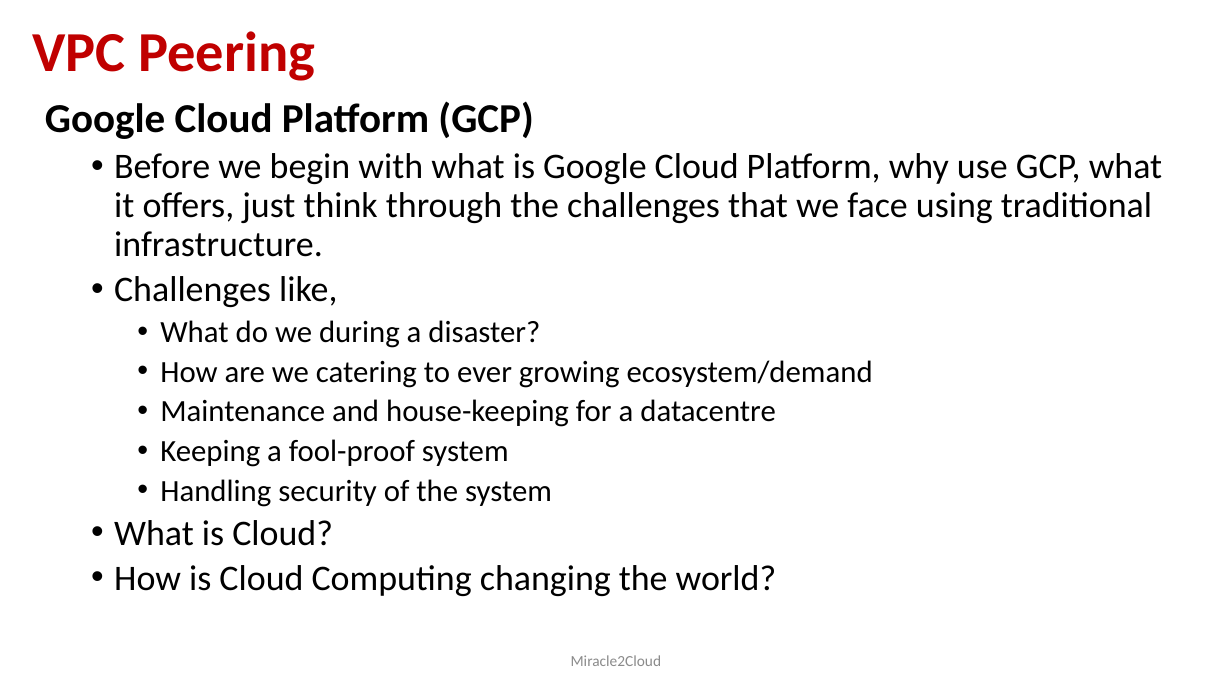
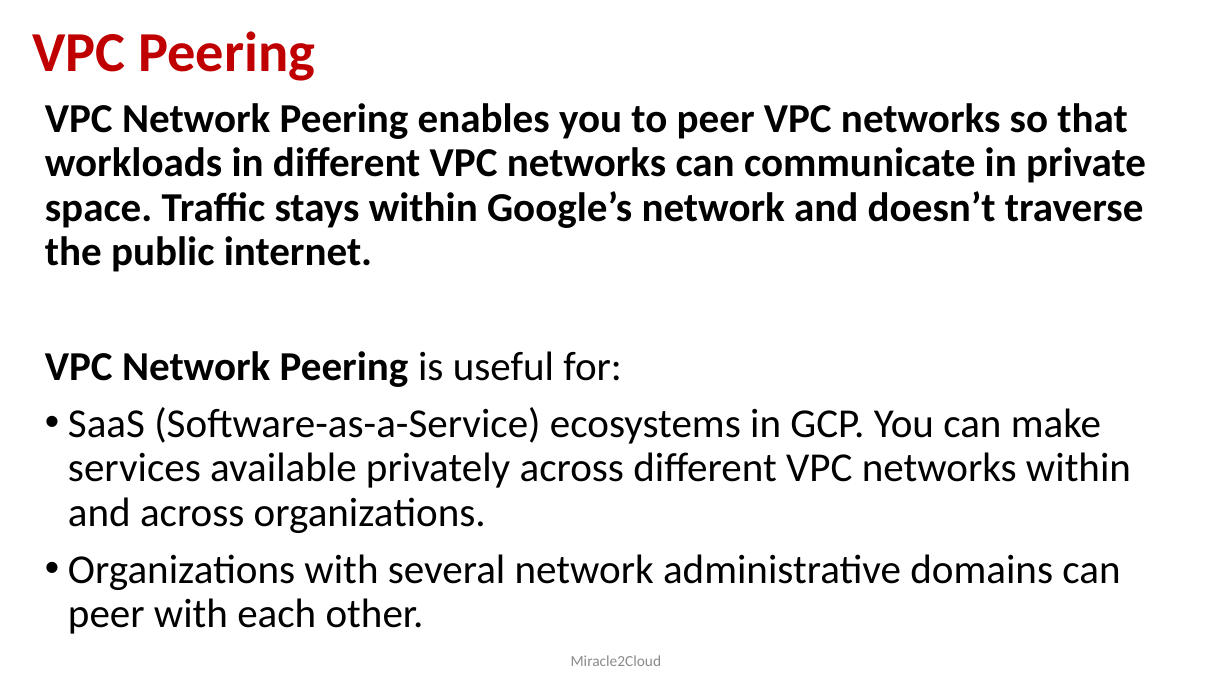
Before and after one commit to miracle2cloud/gcp, a slide deck: slide 31 of Google Cloud Platform.pptx (slide 30 before the commit). Drawn at 1232x693 pixels with LibreOffice and Linux fonts; fonts in the diff are those of the drawing. Boxes give left, top, right and bottom in pixels: in the first picture for what was removed or moved away, otherwise in the second. Text is boxed around its words. In the diff, an @@ line names an element or a change of style, - is before the commit and + after.

```diff
--- a/Google Cloud Platform.pptx
+++ b/Google Cloud Platform.pptx
@@ text at (45,103,1146,634): text changed; size 28 to 32 pt @@
-Google Cloud Platform (GCP)
-  • Before we begin with what is Google Cloud Platform, why use GCP, what it offers, just think through the challenges that we face using traditional infrastructure.
-  • Challenges like,
-    • What do we during a disaster?
-    • How are we catering to ever growing ecosystem/demand
-    • Maintenance and house-keeping for a datacentre
-    • Keeping a fool-proof system
-    • Handling security of the system
-  • What is Cloud?
-  • How is Cloud Computing changing the world?
+VPC Network Peering enables you to peer VPC networks so that workloads in different VPC networks can communicate in private space. Traffic stays within Google’s network and doesn’t traverse the public internet.
+VPC Network Peering is useful for:
+• SaaS (Software-as-a-Service) ecosystems in GCP. You can make services available privately across different VPC networks within and across organizations.
+• Organizations with several network administrative domains can peer with each other.
```
Also in this commit, not shown: 5 other slides changed, 3 slides added, 2 slides removed.
